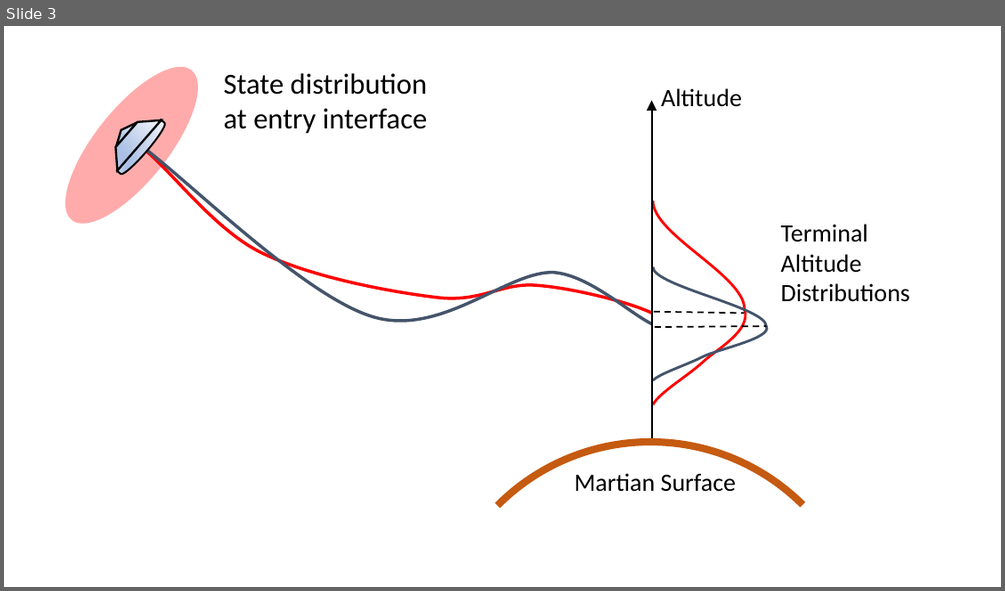
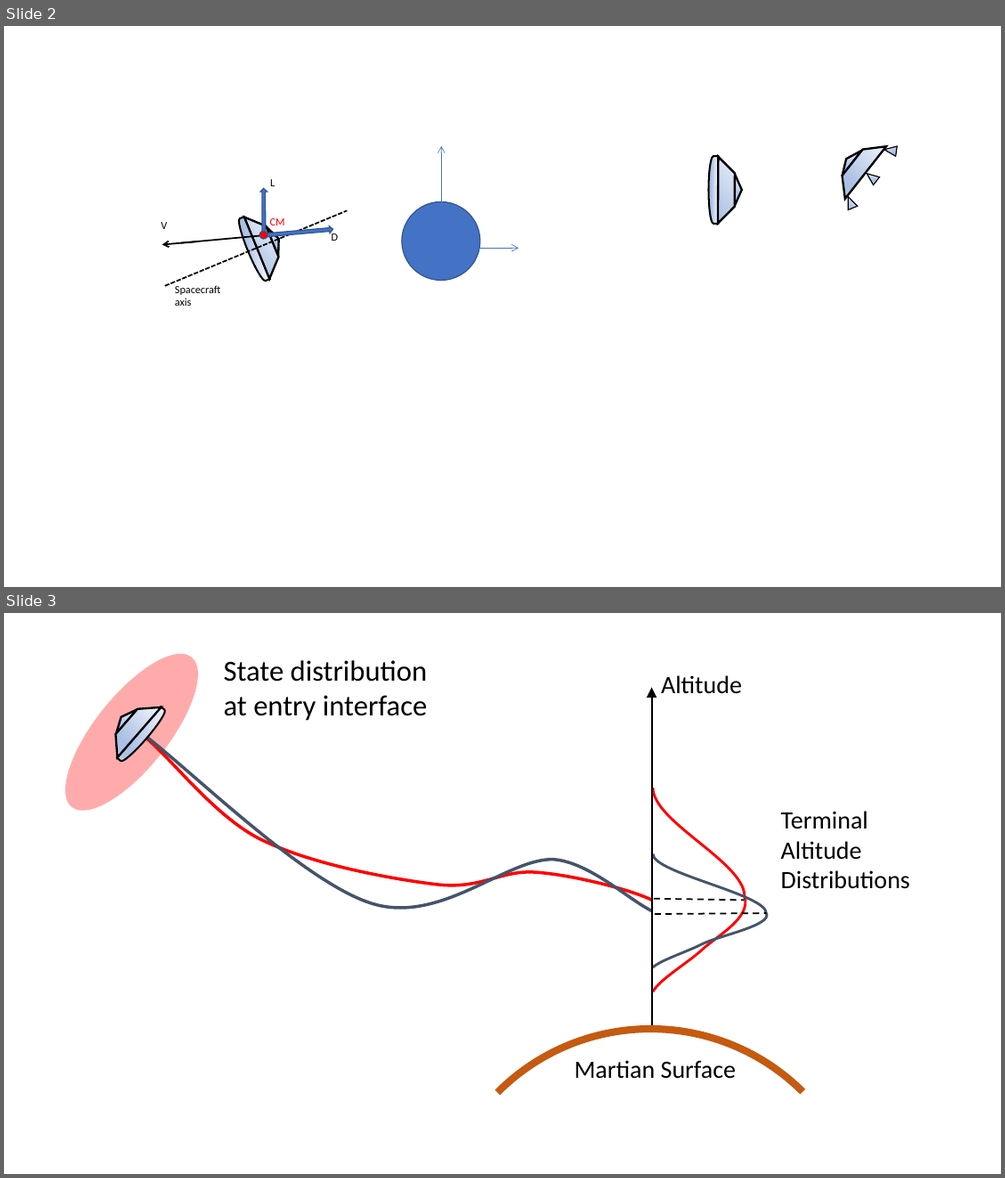
Before and after one commit to CDNoyes/EDL-Py, a slide deck: Documents/Dissertation/Figures.pptx. Shown one above the other, each under a label of ours: slide 3 before the commit, slides 2 and 3 after it. The pictures are 1005x591 and 1005x1178 pixels, drawn with LibreOffice and Linux fonts; fonts in the diff are those of the drawing. Boxes give left, top, right and bottom in pixels: in the first picture for what was removed or moved away, otherwise in the second. Text is boxed around its words. In the diff, an @@ line names an element or a change of style, - is before the commit and + after.

```diff
--- a/Documents/Dissertation/Figures.pptx
+++ b/Documents/Dissertation/Figures.pptx
@@ slide 2 added at box(4, 26, 1001, 587), background #FFFFFF @@
@@ arrow added from (442, 240) to (442, 146), #4472C4 0.5 pt @@
@@ diag stripe added at box(685, 157, 751, 224), fill gradient #F6F8FC to #ABC0E4 to #C7D5ED, outline #000000 2 pt @@
@@ flow chart delay added at box(708, 156, 718, 224), fill gradient #F6F8FC to #ABC0E4 to #C7D5ED, outline #000000 1.75 pt @@
@@ group added at box(836, 144, 897, 210): 4 triangles, 1 diag stripe @@
@@ text added at box(270, 179, 275, 186), 10.5 pt, text #000000 @@
+L
@@ triangle added at box(734, 174, 742, 206), fill gradient #F6F8FC to #ABC0E4 to #C7D5ED, outline #000000 2 pt @@
@@ ellipse added at box(402, 201, 480, 281), fill #4472C4, outline #325491 1 pt @@
@@ text added at box(161, 222, 167, 229), 10.5 pt, text #000000 @@
+V
@@ group added at box(162, 188, 348, 286): 2 right arrows, 1 triangle, 1 flow chart delay, 1 diag stripe, 1 line, 1 arrow, 1 ellipse @@
@@ text added at box(270, 218, 285, 225), 10.5 pt, text #FF0000 @@
+CM
@@ text added at box(332, 233, 339, 240), 10.5 pt, text #000000 @@
+D
@@ line added from (181, 243) to (195, 241), #000000 1.5 pt @@
@@ arrow added from (441, 248) to (518, 248), #4472C4 0.5 pt @@
@@ text added at box(175, 285, 220, 305), 10.5 pt, text #000000 @@
+Spacecraft
+axis
```
Also in this commit, not shown: 1 slide changed, 4 other slides added, 1 slide removed, 18 other files.
